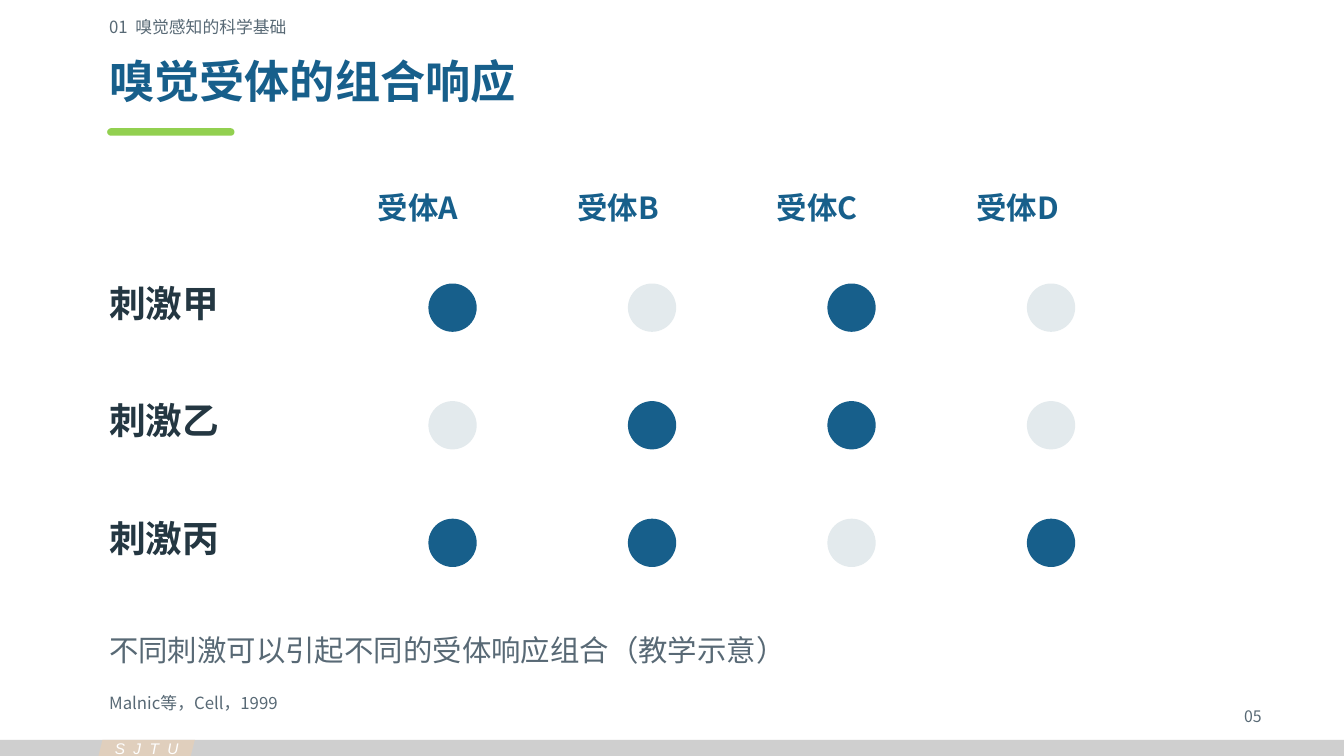
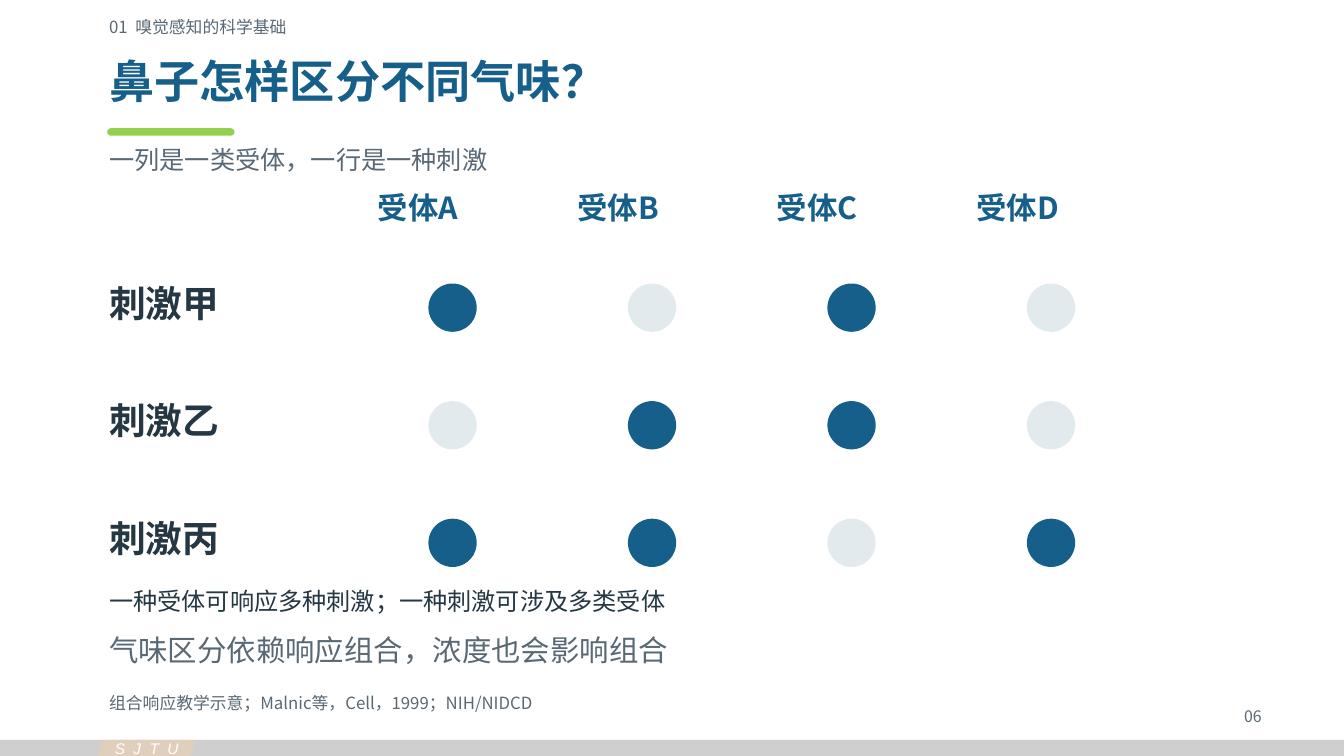
Before and after one commit to Cyh29hao/sjtu-olfaction-vr-2026, a slide deck: slide 6 of release/v3/olfaction-vr-v3.pptx (slide 5 before the commit). Drawn at 1344x756 pixels with LibreOffice and Linux fonts; fonts in the diff are those of the drawing. Boxes give left, top, right and bottom in pixels: in the first picture for what was removed or moved away, otherwise in the second. Text is boxed around its words. In the diff, an @@ line names an element or a change of style, - is before the commit and + after.

```diff
--- a/release/v3/olfaction-vr-v3.pptx
+++ b/release/v3/olfaction-vr-v3.pptx
@@ text at box(109, 59, 606, 102): text changed @@
-嗅觉受体的组合响应
+鼻子怎样区分不同气味？
@@ text added at box(109, 148, 487, 172), 18 pt, text #586975 @@
+一列是一类受体，一行是一种刺激
@@ text added at box(109, 589, 665, 614), 17.2 pt, text #243742 @@
+一种受体可响应多种刺激；一种刺激可涉及多类受体
@@ text at box(109, 636, 668, 664): text changed @@
-不同刺激可以引起不同的受体响应组合（教学示意）
+气味区分依赖响应组合，浓度也会影响组合
@@ text at box(109, 695, 532, 712): text changed @@
-Malnic等，Cell，1999
+组合响应教学示意；Malnic等，Cell，1999；NIH/NIDCD
@@ text at box(1244, 710, 1262, 722): text changed @@
-05
+06
```
Also in this commit, not shown: 20 other slides changed, 2 slides added, 43 other files.
